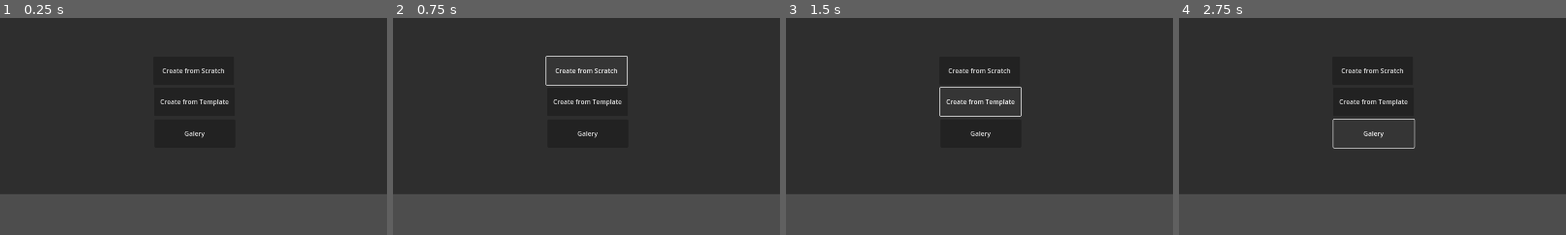
Above: before the commit, frames 1-4 (left to right).
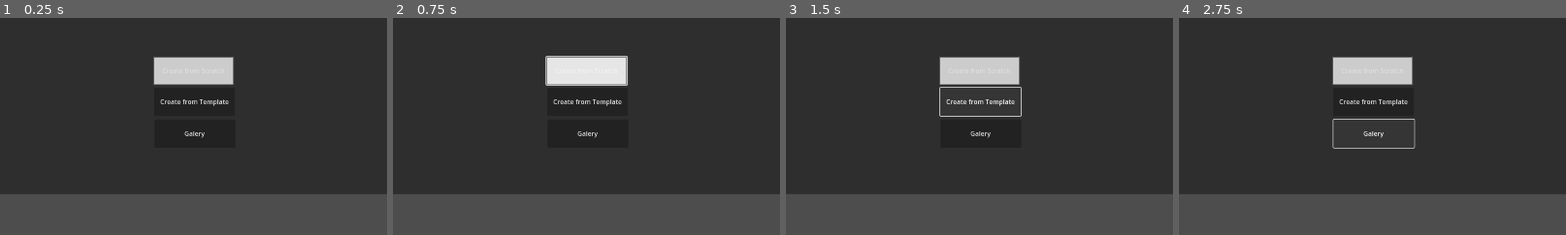
Above: after the commit, the same moments.

Repository: fflores-origin/modeler-3d-godot
Game: Godot game, scene res://scenes/startMenu.tscn
Same seed, same stepped clock (60 frames per second), same inputs: the game is played once before the commit and once after it. This scene is started directly instead of the project's main scene.
Inputs:
- Up to frame 1 (0.25 s): no input
- Up to frame 2 (0.75 s): click "Create from Scratch" at 0.5 s
- Up to frame 3 (1.5 s): click "Create from Template" at 1.25 s
- Up to frame 4 (2.75 s): click "Galery" at 2 s
The pictures show only the part of the screen within x 10-60%, y 0-50%; the shares and areas given below are measured in that part.

The runs differ from the first frame. In frame 1, 2.7% of the frame differs, in the area x 39-61%, y 17-31%; in frame 2, 2.7%; in frame 3, 2.7%; in frame 4, 2.7%.

Commit message:
estilos botones

Diff:
--- a/scripts/menues/startMenu.gd
+++ b/scripts/menues/startMenu.gd
@@ -7,15 +7,35 @@
 @onready var btnGalery = $pnlMain/btnGalery
 
 func _ready():
-	pass
+	applyBUtonStyle(btnStartNew)
 
-func _process(delta):
+#func _process(delta):
+	#pass
 
 
+func applyBUtonStyle(btn: Button):
+	# Crear un nuevo StyleBoxFlat para el estado normal
+	var normal_style = StyleBoxFlat.new()
+	normal_style.bg_color = Color(0.8, 0.8, 0.8)
+	normal_style.border_color = Color(0.4, 0.4, 0.4)
+	normal_style.set_border_width_all(2)
 
-	pass
+	# Asignar el estilo al botón
+	btn.add_theme_stylebox_override("normal", normal_style)
 
+	# Crear un nuevo StyleBoxFlat para el estado hover
+	var hover_style = StyleBoxFlat.new()
+	hover_style.bg_color = Color(0.9, 0.9, 0.9)
+	hover_style.border_color = Color(0.5, 0.5, 0.5)
+	hover_style.set_border_width_all(2)
 
-func applyBUtonStyle():
-	var normalStyle = StyleBoxFlat.new()
-	normalStyle.bg_color = Color(0.8, 0.8, 0.8)
+	# Asignar el estilo al botón
+	btn.add_theme_stylebox_override("hover", hover_style)
+
+	# Crear un nuevo StyleBoxFlat para el estado presionado
+	var pressed_style = StyleBoxFlat.new()
+	pressed_style.bg_color = Color(0.6, 0.6, 0.6)
+	pressed_style.border_color = Color(0.3, 0.3, 0.3)
+	pressed_style.set_border_width_all(2)
+
+	btn.add_theme_stylebox_override("pressed", pressed_style)
